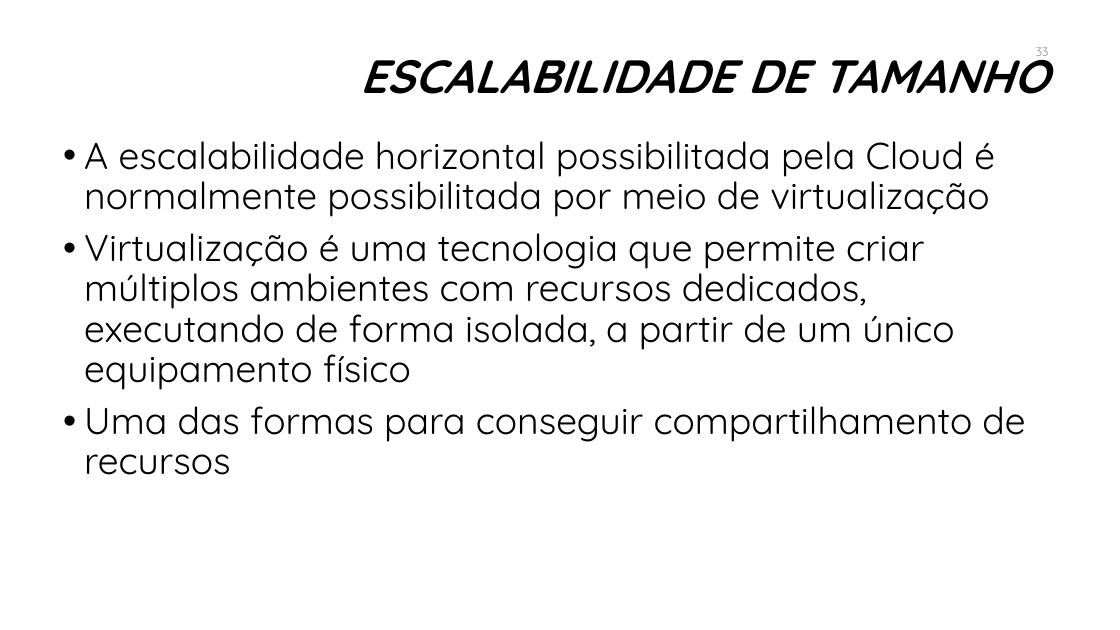
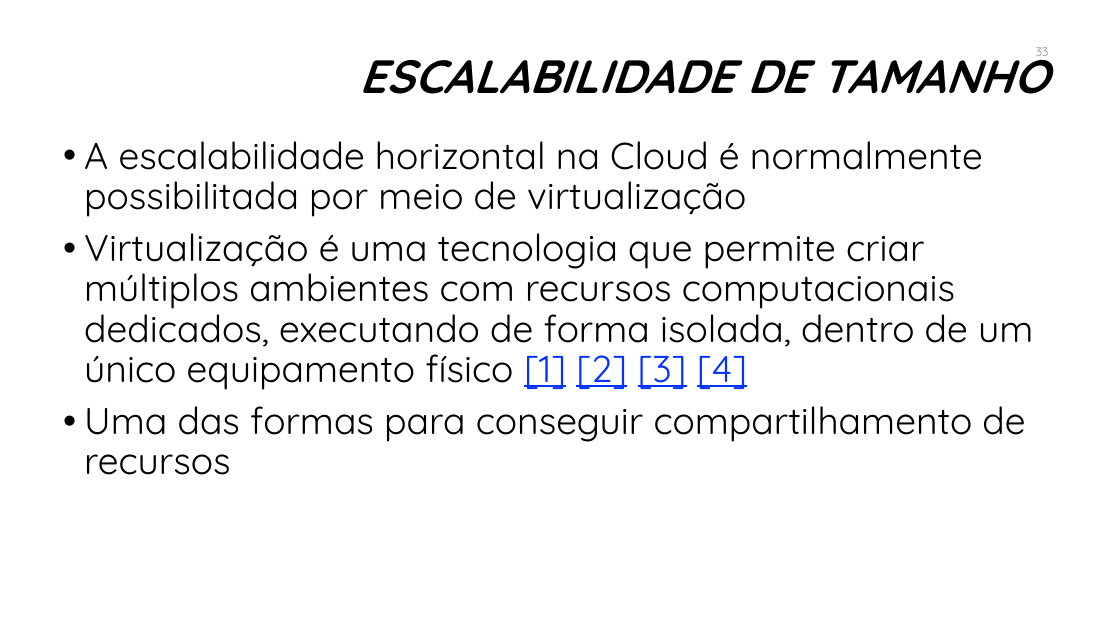
Before and after one commit to manoelcampos/sistemas-distribuidos, a slide deck: slide 33 of introducao-sd.pptx. Drawn at 1120x630 pixels with LibreOffice and Linux fonts; fonts in the diff are those of the drawing; background and template pictures are left out. Boxes give left, top, right and bottom in pixels: in the first picture for what was removed or moved away, otherwise in the second. Text is boxed around its words. In the diff, an @@ line names an element or a change of style, - is before the commit and + after.

```diff
--- a/introducao-sd.pptx
+++ b/introducao-sd.pptx
@@ text at [84, 141, 1033, 390]: text changed @@
-• A escalabilidade horizontal possibilitada pela Cloud é normalmente possibilitada por meio de virtualização
-• Virtualização é uma tecnologia que permite criar múltiplos ambientes com recursos dedicados, executando de forma isolada, a partir de um único equipamento físico
+• A escalabilidade horizontal na Cloud é normalmente possibilitada por meio de virtualização
+• Virtualização é uma tecnologia que permite criar múltiplos ambientes com recursos computacionais dedicados, executando de forma isolada, dentro de um único equipamento físico [1] [2] [3] [4]
```
Also in this commit, not shown: 10 other slides changed, 1 slide added, 1 other file.
